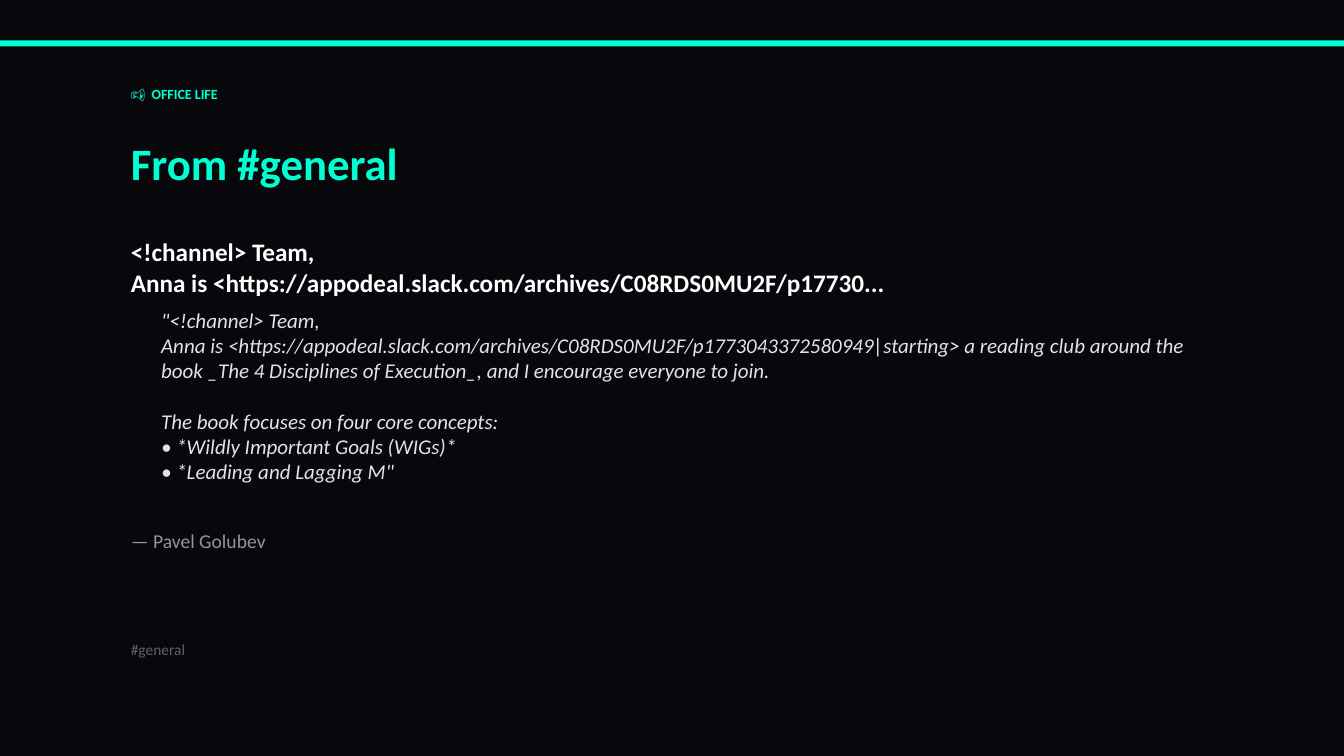
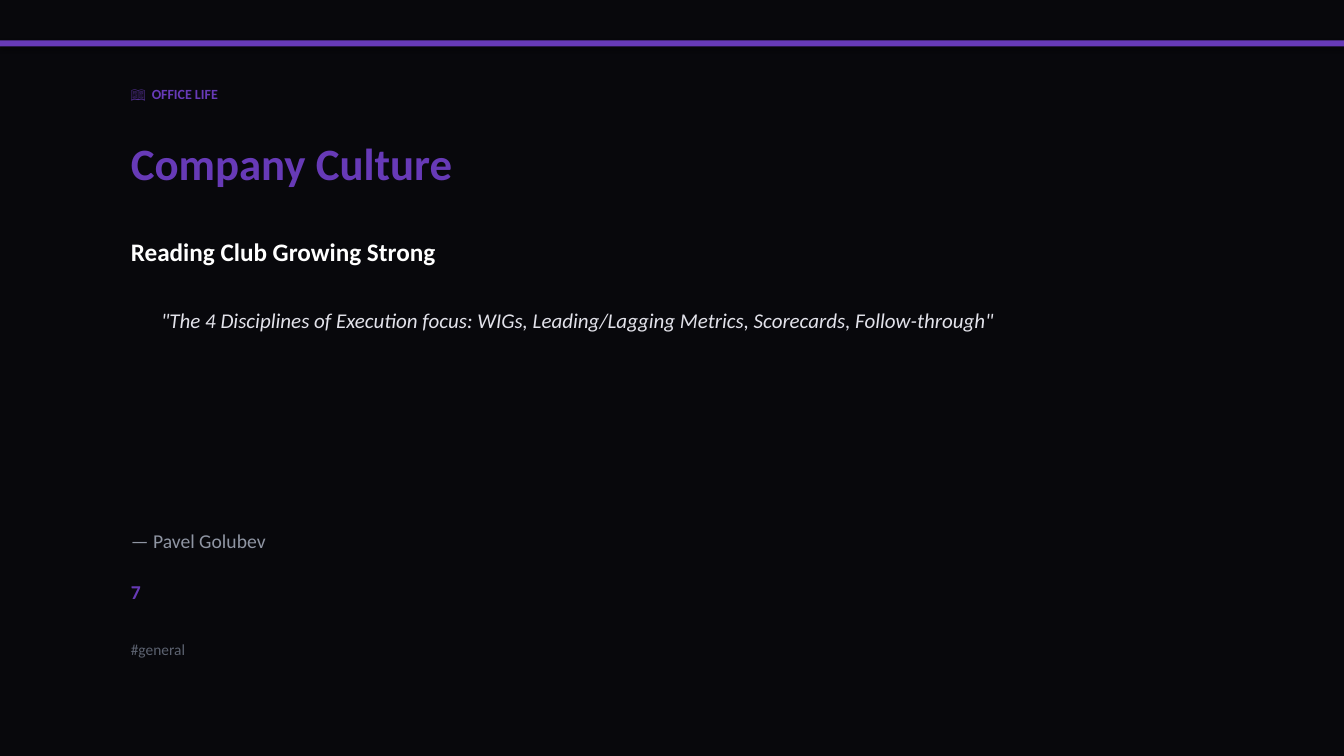
Before and after one commit to liliyagarifullina-maker/appodeal-pulse, a slide deck: slide 11 of data/archive/pulse_2026-03-11.pptx (slide 19 before the commit). Drawn at 1344x756 pixels with LibreOffice and Linux fonts; fonts in the diff are those of the drawing. Boxes give left, top, right and bottom in pixels: in the first picture for what was removed or moved away, otherwise in the second. Text is boxed around its words. In the diff, an @@ line names an element or a change of style, - is before the commit and + after.

```diff
--- a/data/archive/pulse_2026-03-11.pptx
+++ b/data/archive/pulse_2026-03-11.pptx
@@ rectangle at bbox=[0, 40, 1344, 46]: fill #00FFD1 to #673AB7 @@
@@ text at bbox=[152, 90, 218, 99]: text changed; text colour #00FFD1 to #673AB7 @@
-📢 OFFICE LIFE
+📖 OFFICE LIFE
@@ text at bbox=[131, 148, 452, 187]: text changed; text colour #00FFD1 to #673AB7 @@
-From #general
+Company Culture
@@ text at bbox=[131, 243, 435, 266]: text changed @@
-<!channel> Team,
-Anna is <https://appodeal.slack.com/archives/C08RDS0MU2F/p17730...
+Reading Club Growing Strong
@@ text at bbox=[161, 313, 993, 332]: text changed @@
-"<!channel> Team,
-Anna is <https://appodeal.slack.com/archives/C08RDS0MU2F/p1773043372580949|starting> a reading club around the book _The 4 Disciplines of Execution_, and I encourage everyone to join.
-The book focuses on four core concepts:
-• *Wildly Important Goals (WIGs)*
-• *Leading and Lagging M"
+"The 4 Disciplines of Execution focus: WIGs, Leading/Lagging Metrics, Scorecards, Follow-through"
@@ text added at bbox=[131, 586, 141, 599], 14 pt, text #673AB7, bold @@
+7
```
Also in this commit, not shown: 5 other slides changed, 14 slides added, 13 slides removed, 6 other files.
